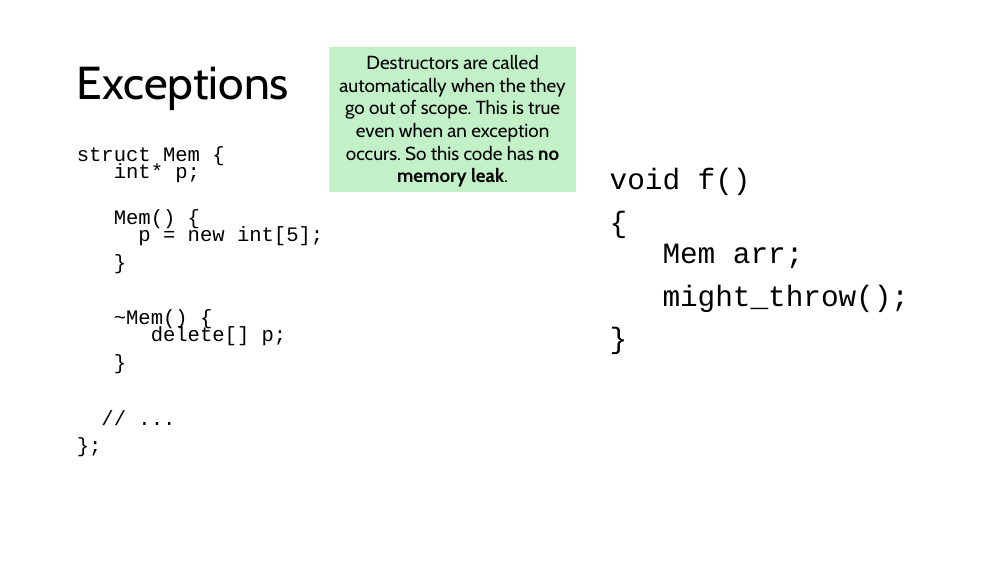
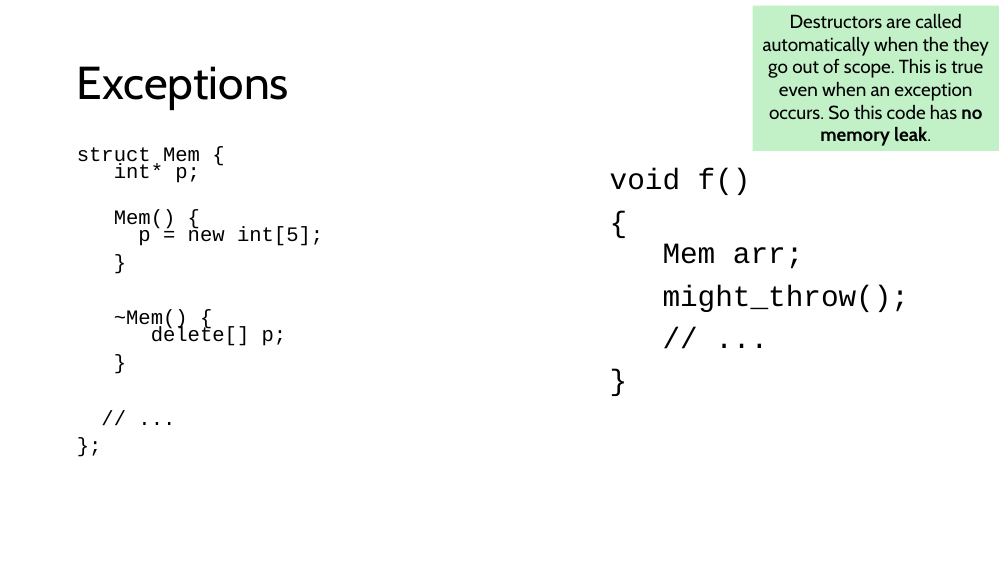
Before and after one commit to tjd1234/cmpt125spring2026, a slide deck: slide 19 of notes/week8/week8.pptx (slide 14 before the commit). Drawn at 1008x567 pixels with LibreOffice and Linux fonts; fonts in the diff are those of the drawing. Boxes give left, top, right and bottom in pixels: in the first picture for what was removed or moved away, otherwise in the second. Text is boxed around its words. In the diff, an @@ line names an element or a change of style, - is before the commit and + after.

```diff
--- a/notes/week8/week8.pptx
+++ b/notes/week8/week8.pptx
@@ rectangle "Destructors are called automatically when ...": place and size @@
-rectangle "Destructors are called automatically when ..." at (330, 47, 576, 192)
+rectangle "Destructors are called automatically when ..." at (752, 6, 999, 151)
@@ text at (610, 168, 910, 312): paragraph added @@
+// ...
```
Also in this commit, not shown: 6 other slides changed, 12 slides added, 19 other files.
